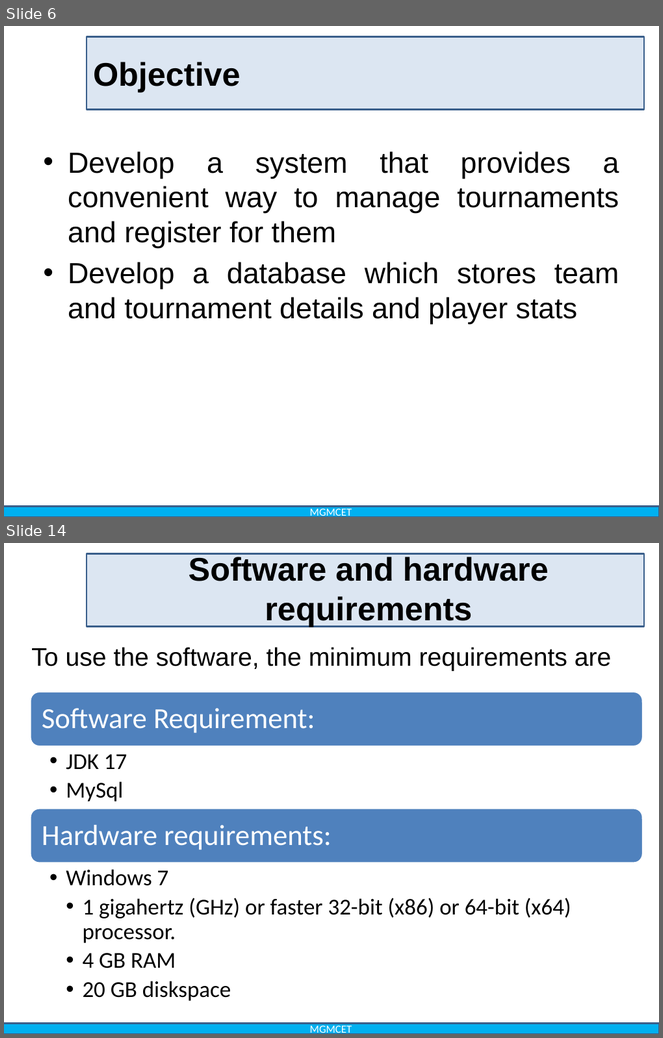
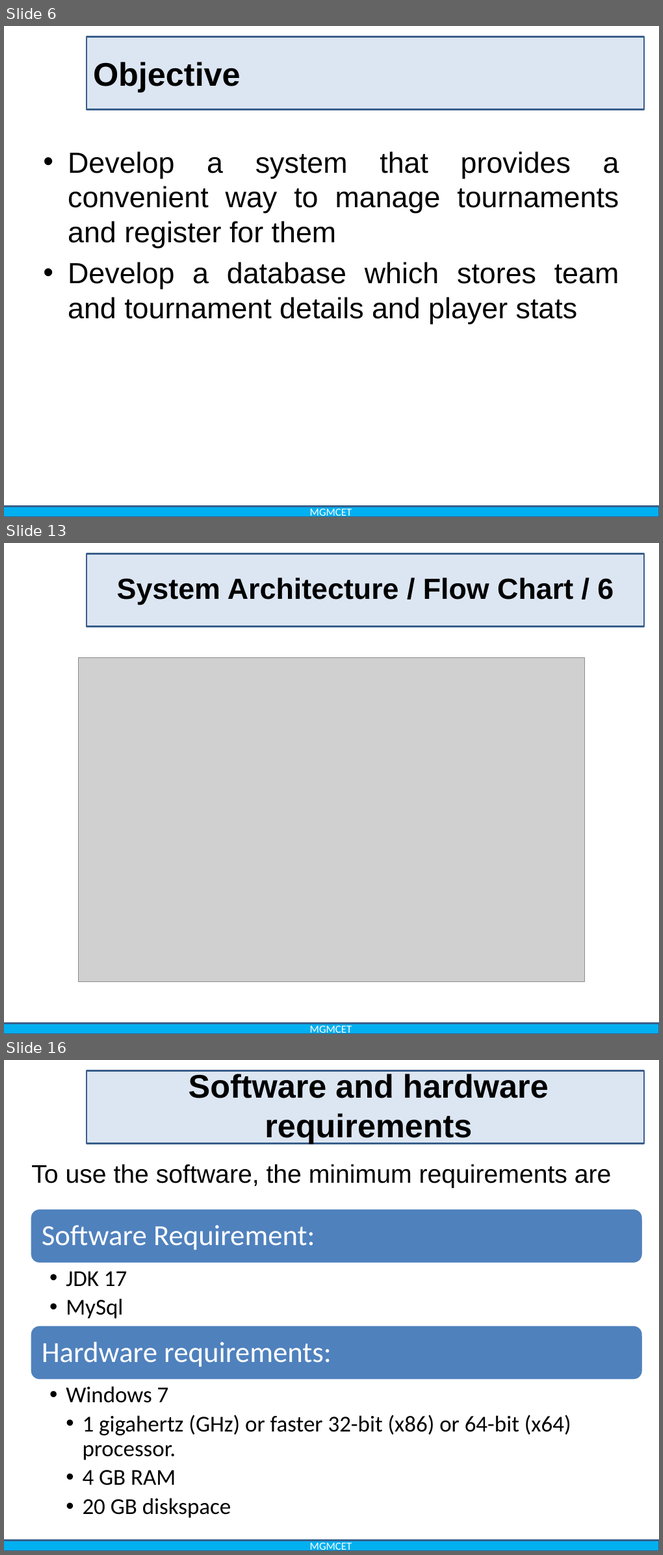
Before and after one commit to pawarherschel/college-project-docs, a slide deck: G3_36,39,28,09.pptx. Shown one above the other, each under a label of ours: slides 6 and 14 before the commit, slides 6, 13 and 16 after it; the slides between them are not shown. The pictures are 663x1038 and 663x1555 pixels, drawn with LibreOffice and Linux fonts; fonts in the diff are those of the drawing; grey boxes stand for pictures; background and template pictures are left out. Boxes give left, top, right and bottom in pixels: in the first picture for what was removed or moved away, otherwise in the second. Text is boxed around its words. In the diff, an @@ line names an element or a change of style, - is before the commit and + after.

```diff
--- a/G3_36,39,28,09.pptx
+++ b/G3_36,39,28,09.pptx
@@ slide 13 added at [4, 543, 659, 1034], background #FFFFFF; not listed: 2 template elements that a slide beside it also shows @@
@@ title added at [117, 577, 614, 605], 32 pt, text #000000, bold @@
+System Architecture / Flow Chart / 6
@@ picture added at [78, 657, 584, 982] @@
@@ what was slide 14 is now slide 16 @@
```
Also in this commit, not shown: 8 slides changed, 1 other slide added, 17 other files.
